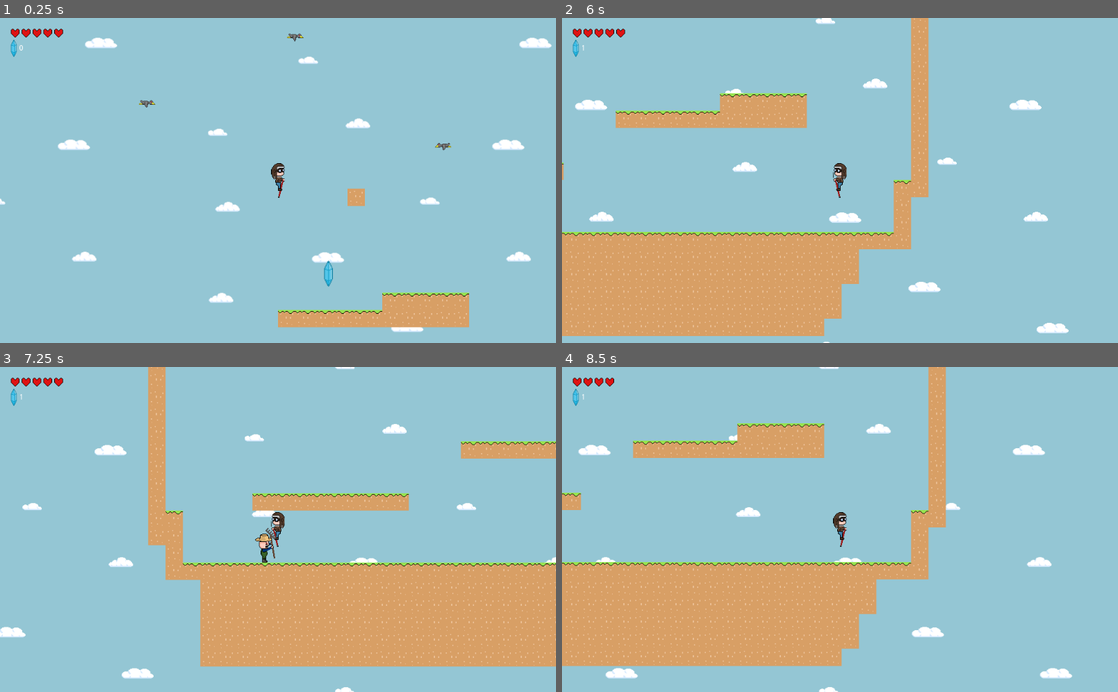
Above: before the commit, frames 1-4 (two rows, left to right).
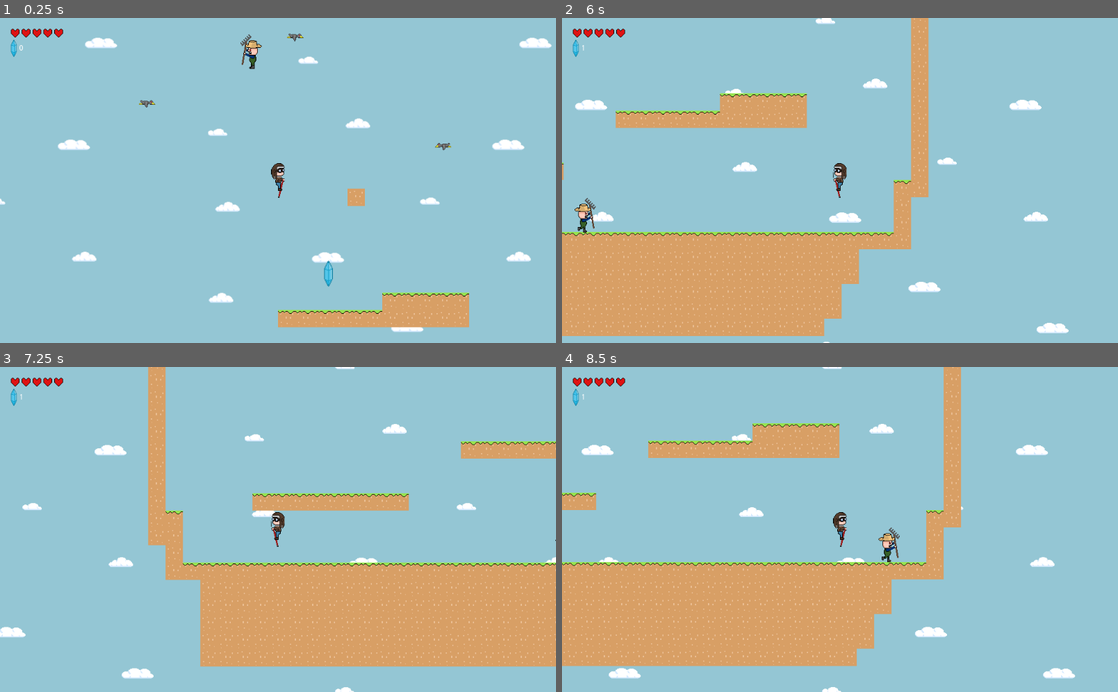
Above: after the commit, the same moments.

Repository: Tiggles/Github-Gameoff-2019
Game: Godot game, scene res://Main.tscn
The game is run twice, just before and just after one commit, with the same random seed, the same clock (stepped at 60 frames per second) and the same inputs.
Inputs:
- Up to frame 1 (0.25 s): no input
- Up to frame 2 (6 s): hold Right (ui_right) 0.53-2.03 s; hold Left (ui_left) 2.03-2.78 s; hold Right (ui_right) 2.78-4.28 s; hold Left (ui_left) 4.28-5.03 s; hold Right (ui_right) 5.03-5.78 s; hold Left (ui_left) from 5.78 s (still down)
- Up to frame 3 (7.25 s): keep holding Left (ui_left)
- Up to frame 4 (8.5 s): release Left (ui_left) at 7.28 s; hold Right (ui_right) from 7.28 s (still down)

The runs differ from the first frame. In frame 1, 0.2% of the frame differs, in the area x 43-48%, y 4-16%; in frame 2, 0.2%; in frame 3, 0.2%; in frame 4, 7.8%, in the area x 0-93%, y 0-100%.

Commit message:
fixed farmer collision

Diff:
--- a/GGGG/EnemyBird.gd
+++ b/GGGG/EnemyBird.gd
@@ -18,5 +18,5 @@
 	velocity.x *= -1
 
 func _physics_process(_delta: float) -> void:
-	var _next_pos = move_and_slide(velocity, floor_normal) # according to docs delta is used inside move_and_slide so no need to include it
+	var _linear_vel = move_and_slide(velocity, floor_normal) # according to docs delta is used inside move_and_slide so no need to include it
 	if is_on_wall(): flip_the_bird()
--- a/GGGG/EnemyFarmer.gd
+++ b/GGGG/EnemyFarmer.gd
@@ -2,42 +2,39 @@
 
 class_name EnemyFarmer
 
-export var speed = 10
-var speed_factor = 100
+enum { MOVING_LEFT = -1, IN_AIR = 0, MOVING_RIGHT = 1}
 
-enum { MOVING_LEFT = -1, IN_AIR = 0, MOVING_RIGHT = 1}
-export var default_moving_direction = MOVING_RIGHT
-var moving_direction = default_moving_direction
+export var speed = 200
+export (int, 0, 2000) var gravity = 600
+export (int, -1, 1) var default_moving_direction_x = MOVING_LEFT
 
+var moving_direction = default_moving_direction_x
+
+var gravity_vec = Vector2(0, 0)
 var velocity = Vector2(0, 0)
+var floorNormal = Vector2(0, -1) # floor is down
 
-# Called when the node enters the scene tree for the first time.
+onready var anime = $AnimatedSprite
+
+
 func _ready():
-	$AnimatedSprite.animation = "walk"
-
-	if default_moving_direction == MOVING_LEFT:
-		$AnimatedSprite.flip_h = true
+	gravity_vec.y = gravity
+	anime.animation = "walk"
+	anime.flip_h = default_moving_direction_x < 0
 
 
 func _physics_process(delta: float) -> void:
-	var collision = move_and_collide(velocity * delta)
-	if collision:
-		if collision.normal.y < 0:
-			if self.moving_direction == IN_AIR:
-				self.moving_direction = self.default_moving_direction
-		else:
-			match self.moving_direction:
-				MOVING_RIGHT:
-					self.moving_direction = MOVING_LEFT
-					$AnimatedSprite.flip_h = true
-				MOVING_LEFT:
-					self.moving_direction = MOVING_RIGHT
-					$AnimatedSprite.flip_h = false
+	velocity += gravity_vec * delta
+	var _linear_velocity = move_and_slide(velocity, floorNormal)
+
+	if self.is_on_wall():
+		self.moving_direction = -1 * self.moving_direction
+		anime.flip_h = !anime.flip_h
+
+	if self.is_on_floor():
+		self.velocity.x = self.speed * self.moving_direction
 
 
-		self.velocity.x = self.speed * self.speed_factor * self.moving_direction
-	else:
-		# In air
-		self.moving_direction = IN_AIR
-		self.velocity.x = 0
-		self.velocity.y = 50
+func _on_AvField_body_entered(body):
+	if body is Player:
+		body.got_rectd()
--- a/GGGG/EnemyFarmer.tscn
+++ b/GGGG/EnemyFarmer.tscn
@@ -6,10 +6,7 @@
 [ext_resource path="res://farmer_character3_2.png" type="Texture" id=4]
 [ext_resource path="res://farmer_character3_3.png" type="Texture" id=5]
 
-[sub_resource type="RectangleShape2D" id=1]
-extents = Vector2( 10.6756, 25.6811 )
-
-[sub_resource type="SpriteFrames" id=2]
+[sub_resource type="SpriteFrames" id=1]
 animations = [ {
 "frames": [ ExtResource( 2 ), ExtResource( 3 ), ExtResource( 4 ), ExtResource( 2 ), ExtResource( 5 ) ],
 "loop": true,
@@ -17,21 +14,31 @@
 "speed": 10.0
 } ]
 
+[sub_resource type="CapsuleShape2D" id=2]
+radius = 10.6741
+height = 29.1067
+
+[sub_resource type="RectangleShape2D" id=3]
+extents = Vector2( 19.5505, 24.3429 )
+
 [node name="EnemyFarmer" type="KinematicBody2D"]
 position = Vector2( 0.184021, 0 )
 collision_mask = 0
-motion/sync_to_physics = true
 script = ExtResource( 1 )
-__meta__ = {
-"_edit_group_": true
-}
+
+[node name="AnimatedSprite" type="AnimatedSprite" parent="."]
+frames = SubResource( 1 )
+animation = "walk"
+frame = 3
+playing = true
 
 [node name="CollisionShape2D" type="CollisionShape2D" parent="."]
 position = Vector2( -1, 6 )
-shape = SubResource( 1 )
+shape = SubResource( 2 )
 
-[node name="AnimatedSprite" type="AnimatedSprite" parent="."]
-frames = SubResource( 2 )
-animation = "walk"
-frame = 3
-playing = true
+[node name="AvField" type="Area2D" parent="."]
+
+[node name="CollisionShape2D" type="CollisionShape2D" parent="AvField"]
+position = Vector2( -1.02168, 7.83295 )
+shape = SubResource( 3 )
+[connection signal="body_entered" from="AvField" to="." method="_on_AvField_body_entered"]
--- a/GGGG/Main.gd
+++ b/GGGG/Main.gd
@@ -3,7 +3,6 @@
 class_name Main
 
 onready var hud = $CanvasLayer/HUD
-
 
 func _ready():
 	hud.update_life($Player.health)
--- a/GGGG/Main.tscn
+++ b/GGGG/Main.tscn
@@ -84,9 +84,8 @@
 [node name="Enemies" type="Node" parent="."]
 
 [node name="EnemyFarmer" parent="Enemies" instance=ExtResource( 4 )]
-position = Vector2( 187.462, 613.5 )
-motion/sync_to_physics = false
-default_moving_direction = -1
+position = Vector2( 206.594, -49.2067 )
+collision_mask = 2
 
 [node name="EnemyBird" parent="Enemies" instance=ExtResource( 5 )]
 position = Vector2( 584.816, 142.538 )
--- a/GGGG/Player.gd
+++ b/GGGG/Player.gd
@@ -99,15 +99,16 @@
 		# FIXME There has to be more elegant way of handling collisions
 		# e.g. going by masks instead? Or connecting? Groups?
 		match collision.collider.name:
-			"EnemyFarmer":
-				if can_take_damage and health > 0:
-					health -= 1
-					$DamageCountDown.start(-1)
-					emit_signal("damage_taken", health)
-					can_take_damage = false
 			"TileMap":
 				$AnimationPlayer.play("ground_collision")
 
+
+func got_rectd():
+	if can_take_damage and health > 0:
+		health -= 1
+		$DamageCountDown.start(-1)
+		emit_signal("damage_taken", health)
+		can_take_damage = false
 
 func collected_gem():
 	gem_count += 1
Not shown: 1 places in GGGG/EnemyFarmer.tscn that only renumber resources
Not shown, removed: GGGG/EnemyBird.tscn.tmp
